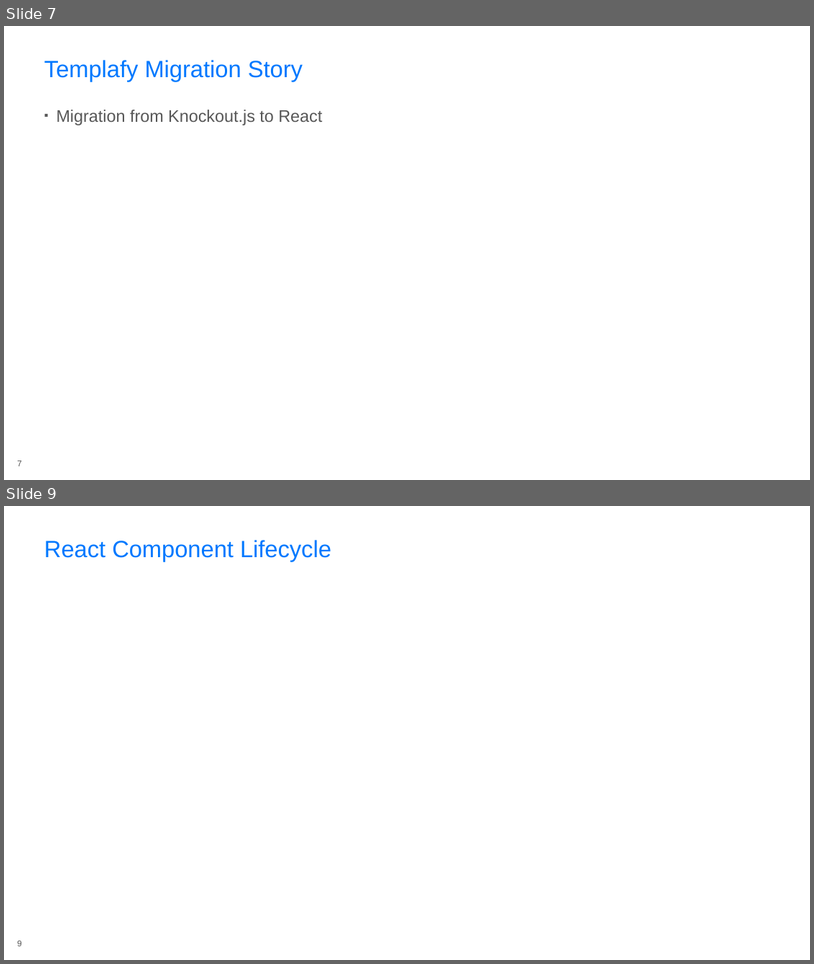
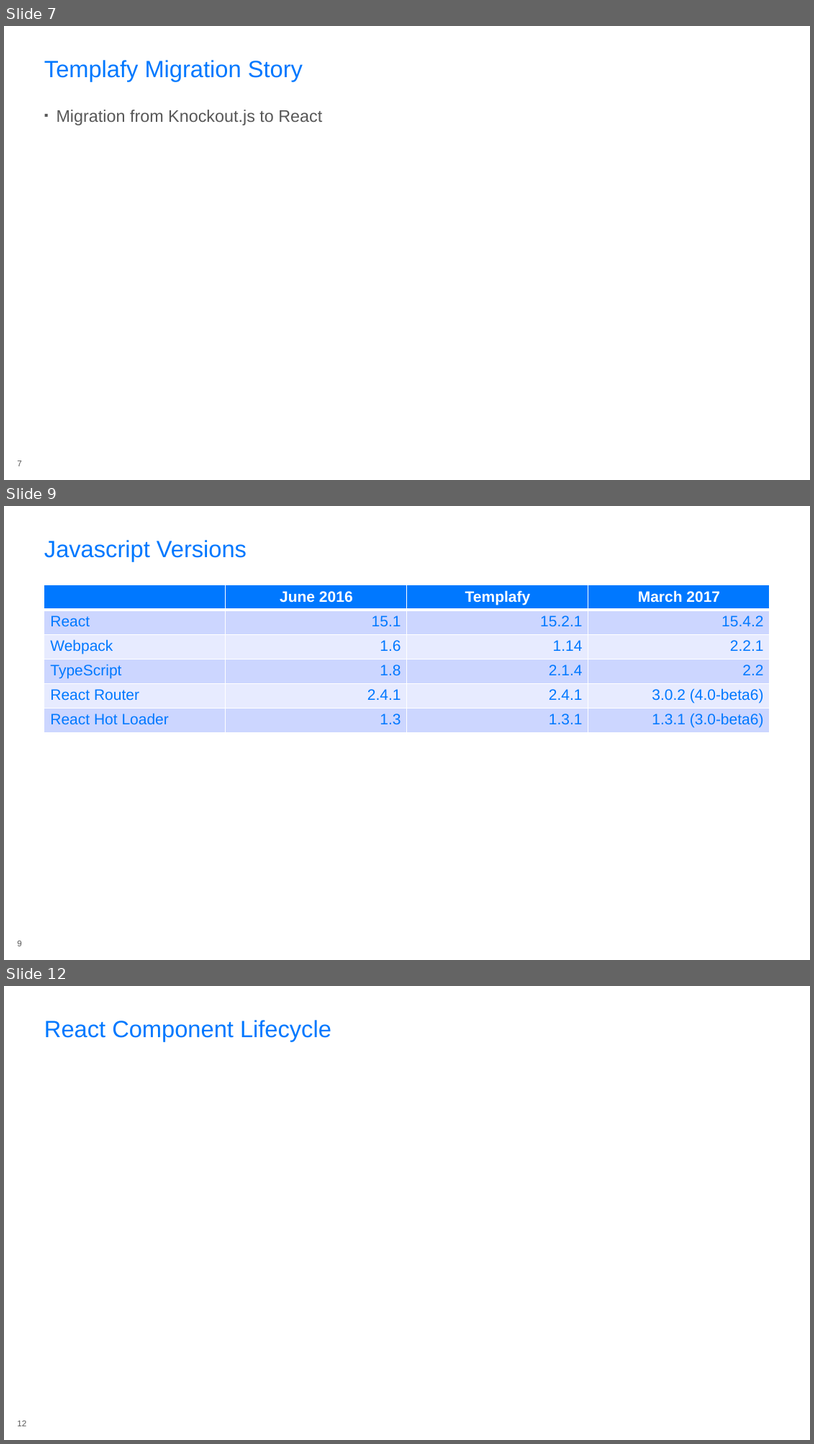
Before and after one commit to rasmuskl/react-webpack-typescript, a slide deck: _notes/Presentation.pptx. Shown one above the other, each under a label of ours: slides 7 and 9 before the commit, slides 7, 9 and 12 after it; the slides between them are not shown. The pictures are 814x964 and 814x1444 pixels, drawn with LibreOffice and Linux fonts; fonts in the diff are those of the drawing; background and template pictures are left out. Boxes give left, top, right and bottom in pixels: in the first picture for what was removed or moved away, otherwise in the second. Text is boxed around its words. In the diff, an @@ line names an element or a change of style, - is before the commit and + after.

```diff
--- a/_notes/Presentation.pptx
+++ b/_notes/Presentation.pptx
@@ slide 9 added at [4, 506, 810, 960], background #FFFFFF @@
@@ title added at [44, 540, 247, 561], 28 pt, text #0078FF @@
+Javascript Versions
@@ table added at [44, 585, 771, 732], 6 rows, 4 columns @@
+ | June 2016 | Templafy | March 2017
+React | 15.1 | 15.2.1 | 15.4.2
+Webpack | 1.6 | 1.14 | 2.2.1
+TypeScript | 1.8 | 2.1.4 | 2.2
+React Router | 2.4.1 | 2.4.1 | 3.0.2 (4.0-beta6)
+React Hot Loader | 1.3 | 1.3.1 | 1.3.1 (3.0-beta6)
@@ page number added at [17, 940, 21, 946], 10 pt, text #575757 @@
+9
@@ what was slide 9 is now slide 12 @@
@@ page number at [17, 1420, 26, 1426]: text changed @@
-9
+12
```
Also in this commit, not shown: 2 slides changed, 4 other slides added, 2 slides removed, 5 other files.
